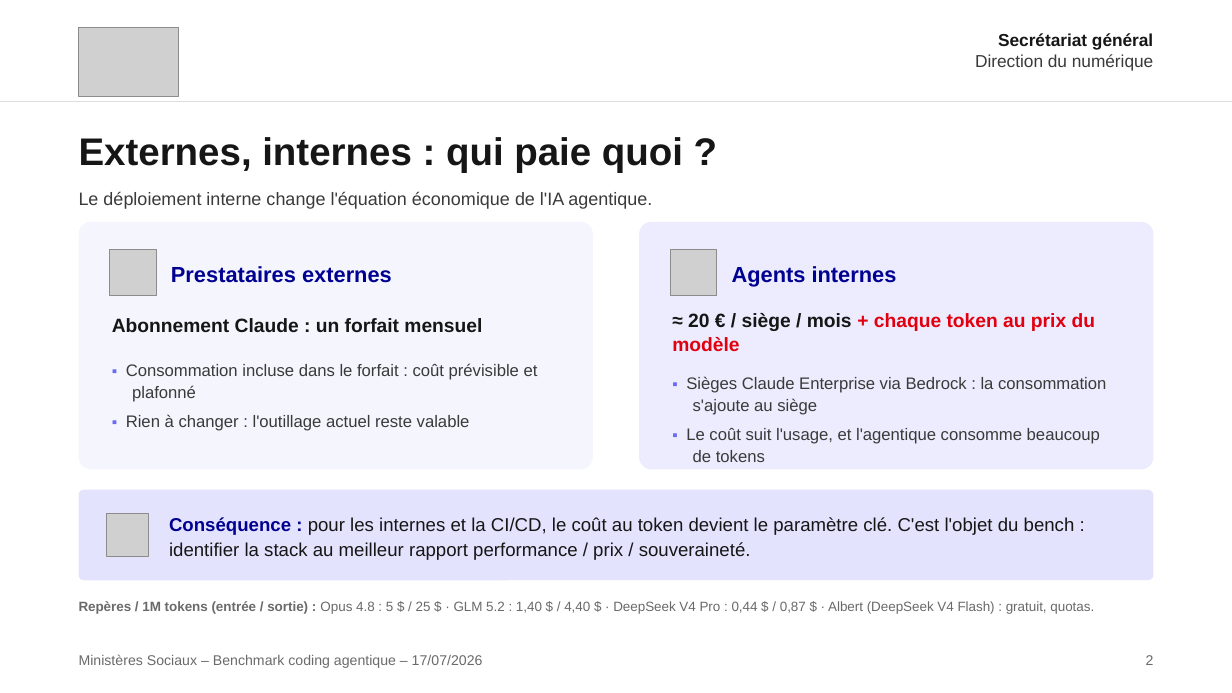
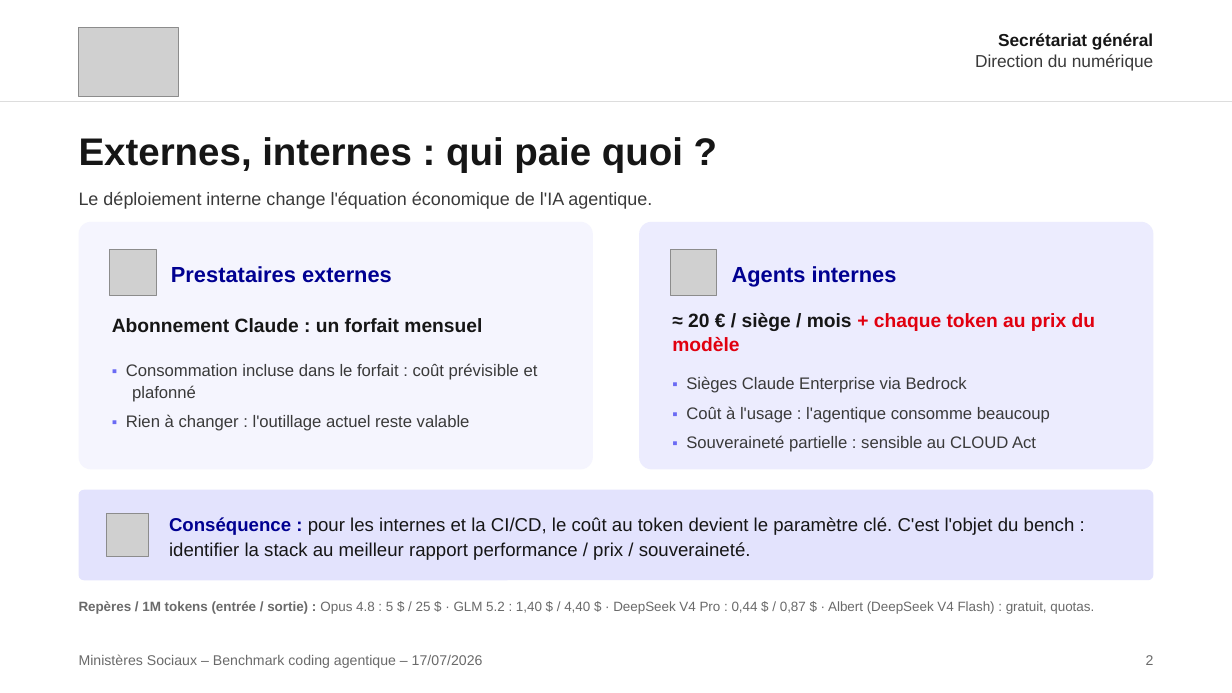
Before and after one commit to SocialGouv/transfo-ia, a slide deck: slide 2 of Livrables/benchHarness/Bench_Coding-Agentique.pptx. Drawn at 1232x693 pixels with LibreOffice and Linux fonts; fonts in the diff are those of the drawing; grey boxes stand for pictures. Boxes give left, top, right and bottom in pixels: in the first picture for what was removed or moved away, otherwise in the second. Text is boxed around its words. In the diff, an @@ line names an element or a change of style, - is before the commit and + after.

```diff
--- a/Livrables/benchHarness/Bench_Coding-Agentique.pptx
+++ b/Livrables/benchHarness/Bench_Coding-Agentique.pptx
@@ text at box(686, 376, 1050, 452): text changed @@
-▪ Sièges Claude Enterprise via Bedrock : la consommation s'ajoute au siège
-▪ Le coût suit l'usage, et l'agentique consomme beaucoup de tokens
+▪ Sièges Claude Enterprise via Bedrock
+▪ Coût à l'usage : l'agentique consomme beaucoup
+▪ Souveraineté partielle : sensible au CLOUD Act
```
Also in this commit, not shown: 1 other slide changed, 6 other files.
